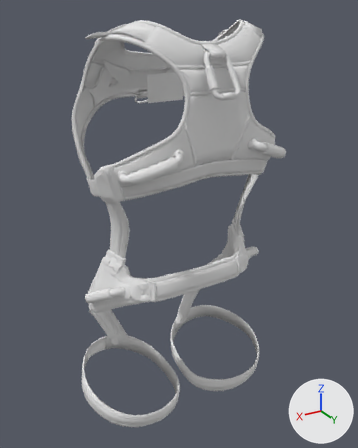
Renders of the FBX model Koda - Winterpaw 1.0/Assets/Clothes Combined Folder/WANKU Clothing Edits/[AVW]SB Harness/Mesh/[AVW]SBHarnessNoLeash.fbx from each side of a commit.
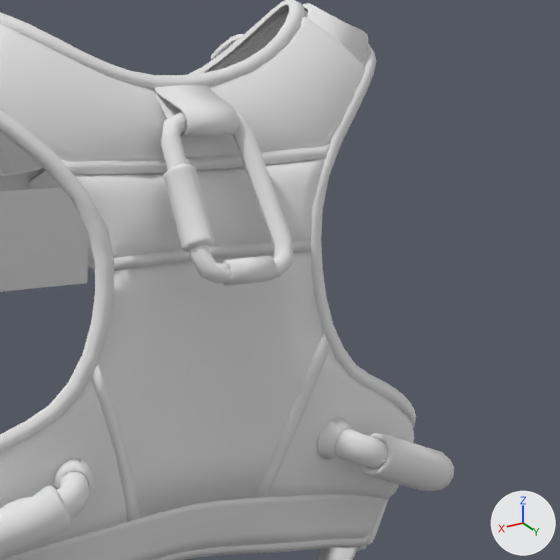
Each version is shown whole from a 50 mm lens placed at (0.449, 0.78, 1.524), pointed at (-0.002, 0.027, 1.148), then close up on the part from 44% to 88% of the width and 4% to 40% of the height. Every picture has the same lights, and +X, +Y and +Z are marked at lower right. Vertices at the same position are counted once.

Names of what the first close-up shows: 'SBHarnessUpper'.
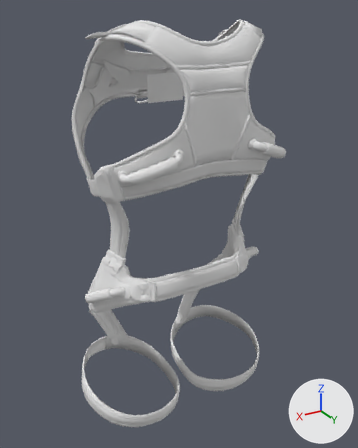
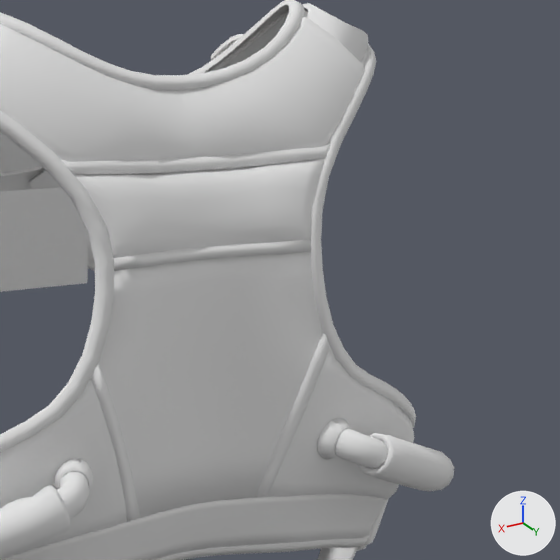
Changed parts and their boxes [x1, y1, x2, y2] in the close-ups (560 x 560 px):
part 1 of me_sbharnessupper_033, deleted: before [161, 112, 293, 286]
part 2 of me_sbharnessupper_033, deleted: before [163, 163, 215, 252]
part 3 of me_sbharnessupper_033, deleted: before [153, 85, 239, 137]

What the commit changed:
me_sbharnessupper_033 has 7085 vertices, 6335 faces and spans x -0.172..0.172, y -0.116..0.174, z 1.201..1.512.
me_sbharnessupper_033 is used by ob_sbharnessupper; location (0.0, 0.0, 0.0).
me_sbharnessupper_033 part 1: the loose piece of 167 vertices spanning x -0.028..0.024, y 0.133..0.174, z 1.402..1.469 is deleted.
me_sbharnessupper_033 part 2: the loose piece of 72 vertices spanning x 0.013..0.025, y 0.141..0.169, z 1.415..1.45 is deleted.
me_sbharnessupper_033 part 3: the loose piece of 56 vertices spanning x -0.014..0.014, y 0.116..0.145, z 1.459..1.48 is deleted.
me_sbharnessupper_033 no longer uses material mat_sbharnessupper_020 (white #e7e7e7).
